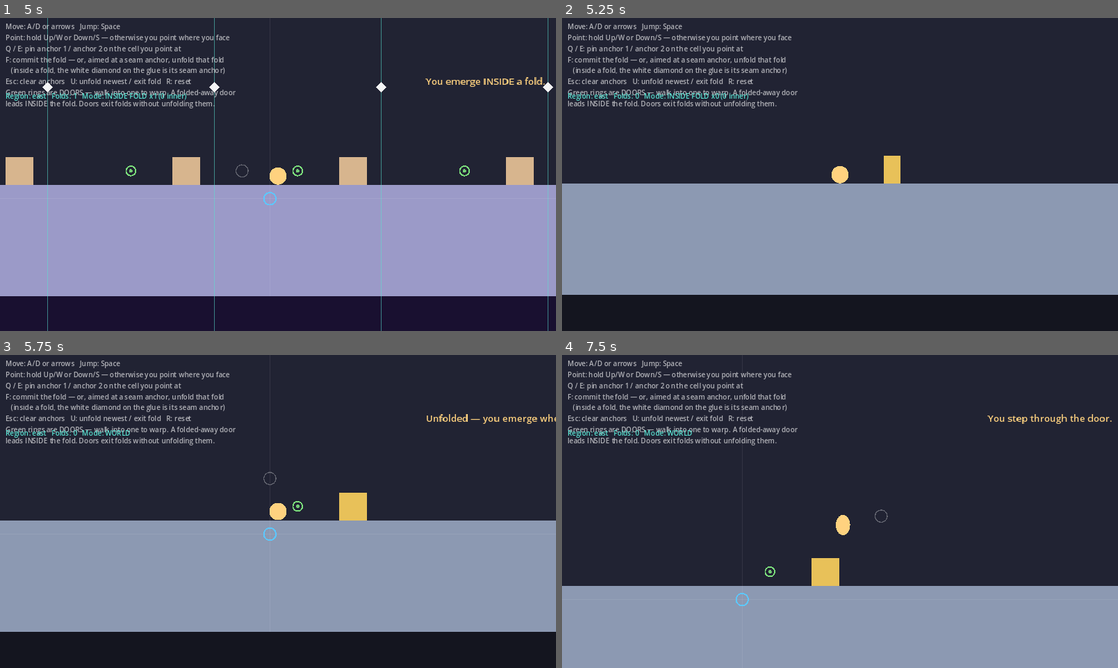
Above: before the commit, frames 1-4 (two rows, left to right).
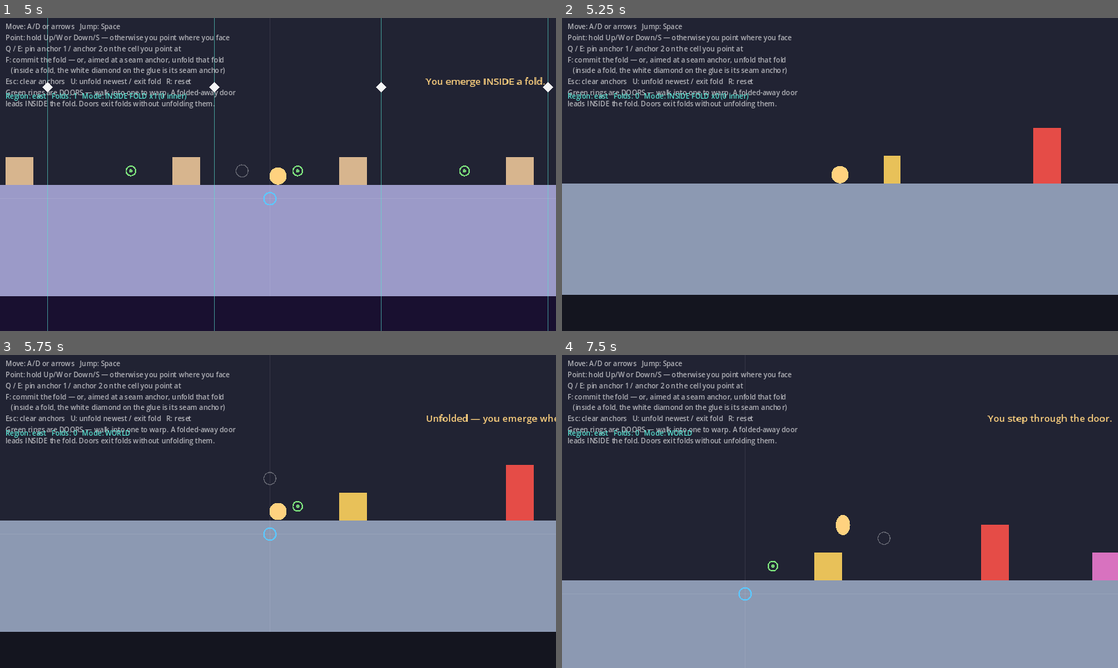
Above: after the commit, the same moments.

Repository: absent-mynd/puzzle
Game: Godot game, scene res://scenes/world/World.tscn
Two runs of this game, one before a commit and one after it. Both use one fixed random seed, a clock stepped at 60 frames per second and the inputs below.
Inputs (mouse positions are in pixels of both pictures, inside the frame that each line leads up to):
- Up to frame 1 (5 s): tap Enter at 0.5 s; move the mouse to (250, 237) at 0.52 s; hold W 0.53-1.25 s; hold Shift 0.53-1.25 s; click (250, 237) at 0.67 s; tap Space at 0.77, 1.07, 3.77, 4.07 s; drag from (444, 221) to (250, 237) at 1.27 s; move the mouse to (111, 127) at 2.02 s; hold A 2.03-2.75 s; tap Ctrl at 2.1 s; drag from (305, 174) to (111, 127) at 2.77 s; move the mouse to (194, 96) at 3.52 s; hold S 3.53-4.25 s; tap E at 3.6 s; drag from (400, 158) to (194, 96) at 4.27 s
- Up to frame 2 (5.25 s): move the mouse to (728, 190) at 5.02 s; hold W from 5.03 s (still down); tap U at 5.1 s; click (728, 190) at 5.17 s
- Up to frame 3 (5.75 s): keep holding W
- Up to frame 4 (7.5 s): release W at 5.75 s; tap Space at 5.75, 6.77, 7.07 s; drag from (895, 442) to (728, 527) at 5.77 s; move the mouse to (812, 574) at 6.52 s; hold D 6.53-7.25 s; hold Shift 6.53-7.25 s; drag from (1006, 558) to (812, 574) at 7.27 s

Frame 1 is identical in both runs. In frame 2, 0.9% of the frame differs, in the area x 84-90%, y 35-53%; in frame 3, 0.9%; in frame 4, 3.4%, in the area x 0-100%, y 49-81%.

Commit message:
Place pins and fold triggers in the overworld
The tile registry shipped wired and tested but unused by the world, so
PIN and TRIGGER_FOLD were covered by unit tests and not by play. East's
right wing is now a short teaching run for both:

  - a pinned pillar (base x21): two tiles tall, so it is jumpable, but no
    fold spanning it will commit. The thing that blocks your fold is also
    your stepping stone — route around, do not erase.
  - a pressure plate (base x25) and the three-tall wall it opens (x27).
    The wall is above jump height, so folding is the only way through and
    the world does the folding for you. Reward behind it.

Two behaviours fall out of the model rather than being special-cased, and
both are now pinned by tests: the plate's fold rides door E2 with its
flap, so the door is one cell over when you walk back; and the plate
refuses to cut the pillar.

That second one was a real gap. TriggerResolver never ran the fold-block
predicate, so a plate could excise a pin — a back door around the one tile
type that promises it cannot be folded away. The predicate is pure but
lived in WorldCore, which the kernel may not import, so it moves to
FoldReplay.blocked_by_tile and WorldCore delegates. Every path that
creates a fold now honours it.

Placed in east rather than west deliberately. Fold extent is
infinite-crease, which makes a pin a global veto on a band of folds — one
anywhere in a column forbids every horizontal fold spanning it, at any
height. West's geometry is load bearing for all four authored beats, so
putting pins there is a playtesting job, not an editing one. West is
unchanged, and the 17 pre-existing scene tests passing is what says so.

Tests: 213 -> 226 passing. New coverage: the shipped world's pins survive
its pre-placed folds, the pillar refuses a spanning fold and permits a
clear one, the plate opens the wall and spares both the pillar and the
reward, the plate does not re-fire, the triggered fold persists across
leaving the region, and a trigger whose band holds a pin does not fire.

Co-Authored-By: Claude Opus 5 <noreply@anthropic.com>
Claude-Session: https://claude.ai/code/session_01TaXs6pisgY2t189fXY6y35

Diff:
--- a/scripts/model/FoldReplay.gd
+++ b/scripts/model/FoldReplay.gd
@@ -91,6 +91,22 @@
 	return out
 
 
-## Convenience: build a Fold and append it (used by FoldEngine in later stages).
+## Convenience: build a Fold from anchors.
 static func make_fold(fold_id: int, anchor1: Vector2i, anchor2: Vector2i, cell_size: float) -> Fold:
 	return Fold.create(fold_id, anchor1, anchor2, cell_size)
+
+
+## Would this fold excise or cut a fold-proof tile (`TileTypes.blocks_fold`, e.g. a PIN)?
+## Such a fold must be refused: the space a pin holds can never be folded away.
+##
+## Kernel rather than view, because every path that creates a fold has to honor it —
+## the player's own folds AND the ones TriggerResolver fires. A pin that a pressure
+## plate could quietly delete would not be a pin.
+static func blocked_by_tile(pieces: Array, fold: Fold, cell_size: float) -> bool:
+	for piece in pieces:
+		if not TileTypes.blocks_fold(piece.type):
+			continue
+		var res := CollisionCore.fold_polygons([piece.polygon], fold, cell_size)
+		if not res["dropped"].is_empty():
+			return true
+	return false
--- a/scripts/model/TriggerResolver.gd
+++ b/scripts/model/TriggerResolver.gd
@@ -102,6 +102,12 @@
 
 	var fid: int = ctx["next_trigger_id"]
 	var f := Fold.create(fid, a, b, base.cell_size, reaction["channel"])
+
+	# A pin refuses every fold, including one a plate fires. Otherwise a trigger would
+	# be a back door around the one tile type that promises it cannot be folded away.
+	if FoldReplay.blocked_by_tile(pieces, f, base.cell_size):
+		return ctx
+
 	# Build the typed list explicitly: callers may hand us a plain Array.
 	var folds: Array[Fold] = []
 	for existing in ctx["folds"]:
--- a/scripts/tests/test_fold_world.gd
+++ b/scripts/tests/test_fold_world.gd
@@ -244,6 +244,93 @@
 	assert_true(world.pending_a != null, "...but still pinned, waiting")
 
 
+## Stand in east's normal space, on the surface near door E2.
+func _enter_east() -> void:
+	world.player.teleport(Vector2(42.5 * CS, 13.5 * CS), false)
+	world._check_doors()
+	assert_eq(world.region_id, "east", "Crossed into the east region")
+	assert_eq(world.mode, world.Mode.WORLD, "...in normal space")
+
+
+## Where an east base cell currently sits, or null if it is folded away.
+func _east_point(cell: Vector2i):
+	var tile: BaseTile = world.base.tile_at(cell)
+	return BaseFrame.world_point_from_base(
+		world.current_pieces, tile.base_id, (Vector2(cell) + Vector2(0.5, 0.5)) * CS)
+
+
+func test_pinned_pillar_refuses_a_fold_that_spans_it() -> void:
+	_enter_east()
+	var pin = _east_point(Vector2i(21, 9))
+	assert_not_null(pin, "The pinned pillar stands in normal space")
+	var cell := Vector2i((Vector2(pin) / CS).floor())
+
+	var before: int = world.folds.size()
+	world.do_fold(cell - Vector2i(2, 0), cell + Vector2i(2, 0))
+	assert_eq(world.folds.size(), before,
+		"A fold spanning the pinned pillar is refused — you route around, not through")
+
+	world.do_fold(cell + Vector2i(3, 0), cell + Vector2i(6, 0))
+	assert_eq(world.folds.size(), before + 1, "A fold clear of the pillar still commits")
+
+
+func test_pressure_plate_folds_the_wall_away() -> void:
+	_enter_east()
+	assert_not_null(_east_point(Vector2i(27, 9)), "The wall stands before the plate is pressed")
+	var plate = _east_point(Vector2i(25, 9))
+	assert_not_null(plate, "The plate is reachable in normal space")
+
+	var before: int = world.folds.size()
+	world.player.teleport(Vector2(plate), false)
+	world._check_triggers()
+	assert_eq(world.folds.size(), before + 1, "Standing on the plate fires one fold")
+	assert_null(_east_point(Vector2i(27, 9)), "...which folds the wall away")
+	assert_not_null(_east_point(Vector2i(29, 9)), "The reward behind it survives")
+	assert_not_null(_east_point(Vector2i(21, 9)), "And so does the pinned pillar")
+
+
+func test_pressure_plate_does_not_re_fire() -> void:
+	_enter_east()
+	world.player.teleport(Vector2(_east_point(Vector2i(25, 9))), false)
+	world._check_triggers()
+	var after_first: int = world.folds.size()
+
+	# Still standing on it: the latch holds.
+	world._check_triggers()
+	assert_eq(world.folds.size(), after_first, "Standing still does not re-fire the plate")
+
+	# Step off and back on: the channel is already taken, so still nothing.
+	world.player.teleport(Vector2(5.5 * CS, 9.5 * CS), false)
+	world._check_triggers()
+	world.player.teleport(Vector2(_east_point(Vector2i(25, 9))), false)
+	world._check_triggers()
+	assert_eq(world.folds.size(), after_first,
+		"Re-entering the plate spawns no duplicate for a channel that already folded")
+
+
+func test_triggered_fold_persists_across_leaving_the_region() -> void:
+	_enter_east()
+	world.player.teleport(Vector2(_east_point(Vector2i(25, 9))), false)
+	world._check_triggers()
+	var east_folds: int = world.regions["east"]["folds"].size()
+	assert_gt(east_folds, 1, "The plate's fold joined east's persistent fold list")
+
+	# Door E2 RODE the triggered fold with its flap, so it is no longer where it was —
+	# resolve its current point rather than assuming.
+	var e2 = _east_point(Vector2i(2, 9))
+	assert_not_null(e2, "E2 survived the triggered fold")
+	assert_ne(e2, Vector2(2.5 * CS, 9.5 * CS), "...and moved with the flap that carried it")
+
+	# Arriving through a door latches it; stepping off is what clears the latch (in play
+	# that is just the next _physics_process tick away from the doorway).
+	world._check_doors()
+	world.player.teleport(Vector2(e2), false)
+	world._check_doors()
+	assert_eq(world.region_id, "west", "Back in west")
+	assert_eq(world.regions["east"]["folds"].size(), east_folds,
+		"East keeps the triggered fold while you are away")
+
+
 func test_no_hud_control_swallows_mouse_input() -> void:
 	# Anchor placement relies on _unhandled_input receiving input; any Control
 	# with MOUSE_FILTER_STOP covering the screen consumes mouse events first
--- a/scripts/tests/test_trigger_cascade.gd
+++ b/scripts/tests/test_trigger_cascade.gd
@@ -131,6 +131,26 @@
 	assert_eq(triggered.channel, "A", "the new fold is the triggered one")
 
 
+func test_trigger_refuses_to_cut_a_pin():
+	# A plate must not become a back door around the one tile type that promises it
+	# cannot be folded away. The trigger still "fires" (and is spent), but no fold lands.
+	var base := BaseGrid.from_types(Vector2i(10, 10), CELL, {
+		Vector2i(5, 5): {"type": TRIGGER, "channel": "E", "anchors": [[1, 1], [4, 1]]},
+		Vector2i(2, 7): TileTypes.PIN,   # inside the band the trigger would excise
+	})
+	var out := TriggerResolver.resolve(base, _ctx(base, Vector2i(5, 5)))
+	assert_eq((out["folds"] as Array).size(), 0, "the pin refuses the triggered fold")
+
+
+func test_trigger_still_fires_when_the_pin_is_clear_of_the_band():
+	var base := BaseGrid.from_types(Vector2i(10, 10), CELL, {
+		Vector2i(5, 5): {"type": TRIGGER, "channel": "E", "anchors": [[1, 1], [4, 1]]},
+		Vector2i(8, 7): TileTypes.PIN,   # well outside the band
+	})
+	var out := TriggerResolver.resolve(base, _ctx(base, Vector2i(5, 5)))
+	assert_eq((out["folds"] as Array).size(), 1, "a pin elsewhere does not veto the fold")
+
+
 func test_run_to_fixpoint_respects_the_cap():
 	# A step function that never reports done must still terminate, silently.
 	var calls := [0]
--- a/scripts/tests/test_world_data.gd
+++ b/scripts/tests/test_world_data.gd
@@ -119,6 +119,153 @@
 		assert_eq(wd.doors[d["pair"]]["pair"], id, "door %s's pairing is mutual" % id)
 
 
+# ---------------------------------------------------------------------------
+# The shipped world's pin / trigger wing (east, base x >= 20)
+# ---------------------------------------------------------------------------
+
+## East with its pre-placed folds applied, as the world boots it.
+func _east() -> Dictionary:
+	var wd := WorldData.load_from(WORLD_PATH)
+	var base := wd.build_base("east")
+	var pieces: Array = FoldReplay.identity_pieces(base)
+	var folds: Array[Fold] = []
+	var next_id := 0
+	for pair in wd.fold_pairs("east"):
+		var f := Fold.create(next_id, pair[0], pair[1], wd.cell_size)
+		folds.append(f)
+		pieces = FoldReplay.apply_one_fold(pieces, f, wd.cell_size)
+		next_id += 1
+	return {"wd": wd, "base": base, "pieces": pieces, "folds": folds}
+
+
+## Where a base cell's centre currently sits, or null if it is folded away.
+func _plane_centre(e: Dictionary, cell: Vector2i):
+	var tile: BaseTile = e["base"].tile_at(cell)
+	if tile == null:
+		return null
+	var cs: float = e["wd"].cell_size
+	return BaseFrame.world_point_from_base(
+		e["pieces"], tile.base_id, (Vector2(cell) + Vector2(0.5, 0.5)) * cs)
+
+
+func test_shipped_world_places_pins_and_a_trigger():
+	var base := WorldData.load_from(WORLD_PATH).build_base("east")
+	var pins := 0
+	var triggers := 0
+	for t in base.tiles:
+		if t.type == TileTypes.PIN:
+			pins += 1
+		elif t.type == TileTypes.TRIGGER_FOLD:
+			triggers += 1
+	assert_gt(pins, 0, "the shipped world places at least one pin")
+	assert_gt(triggers, 0, "the shipped world places at least one fold trigger")
+
+
+func test_shipped_trigger_is_fully_specified():
+	var base := WorldData.load_from(WORLD_PATH).build_base("east")
+	for t in base.tiles:
+		if t.type != TileTypes.TRIGGER_FOLD:
+			continue
+		assert_ne(str(t.data.get("channel", "")), "",
+			"trigger at %s names a channel" % t.grid_position)
+		var anchors: Array = t.data.get("anchors", [])
+		assert_eq(anchors.size(), 2, "trigger at %s names two anchors" % t.grid_position)
+		for a in anchors:
+			var cell := Vector2i(int(a[0]), int(a[1]))
+			assert_not_null(base.tile_at(cell),
+				"trigger anchor %s is a real tile" % cell)
+
+
+func test_shipped_pins_survive_the_preplaced_fold():
+	# A pin inside a pre-folded band would be excised, contradicting what a pin is.
+	var e := _east()
+	for t in (e["base"] as BaseGrid).tiles:
+		if t.type != TileTypes.PIN:
+			continue
+		assert_not_null(_plane_centre(e, t.grid_position),
+			"pin at %s is not folded away by the shipped pre-fold" % t.grid_position)
+
+
+func test_shipped_pin_refuses_a_fold_spanning_it():
+	var e := _east()
+	var base: BaseGrid = e["base"]
+	var cs: float = e["wd"].cell_size
+	var pin_cell := Vector2i(21, 9)
+	assert_eq(base.tile_at(pin_cell).type, TileTypes.PIN, "the pillar is where we expect")
+
+	var here = _plane_centre(e, pin_cell)
+	assert_not_null(here, "the pin is present in normal space")
+	var plane := Vector2i((Vector2(here) / cs).floor())
+
+	var across := Fold.create(0, plane - Vector2i(2, 0), plane + Vector2i(2, 0), cs)
+	assert_true(FoldReplay.blocked_by_tile(e["pieces"], across, cs),
+		"a fold spanning the pinned pillar is refused")
+
+	var clear := Fold.create(1, plane + Vector2i(3, 0), plane + Vector2i(6, 0), cs)
+	assert_false(FoldReplay.blocked_by_tile(e["pieces"], clear, cs),
+		"a fold clear of the pillar still commits")
+
+
+func test_shipped_trigger_opens_the_wall():
+	var e := _east()
+	var cs: float = e["wd"].cell_size
+	var base: BaseGrid = e["base"]
+	var wall_cell := Vector2i(27, 9)
+	assert_eq(base.tile_at(wall_cell).type, TileTypes.WALL, "the wall is where we expect")
+	assert_not_null(_plane_centre(e, wall_cell), "and it is standing before the plate fires")
+
+	var plate = _plane_centre(e, Vector2i(25, 9))
+	assert_not_null(plate, "the plate is reachable in normal space")
+
+	var out := TriggerResolver.resolve(base, {
+		"folds": e["folds"],
+		"pieces": e["pieces"],
+		"player_pos": plate,
+		"next_trigger_id": TriggerResolver.TRIGGER_FOLD_ID_BASE,
+	})
+	assert_eq((out["folds"] as Array).size(), (e["folds"] as Array).size() + 1,
+		"standing on the plate fires exactly one fold")
+
+	var wall_bid: int = base.tile_by_id(base.tile_at(wall_cell).base_id).base_id
+	var still_there := false
+	for p in out["pieces"]:
+		if p.base_id == wall_bid:
+			still_there = true
+			break
+	assert_false(still_there, "the triggered fold excised the wall")
+
+
+func test_shipped_trigger_leaves_the_pin_and_the_reward_alone():
+	var e := _east()
+	var base: BaseGrid = e["base"]
+	var out := TriggerResolver.resolve(base, {
+		"folds": e["folds"],
+		"pieces": e["pieces"],
+		"player_pos": _plane_centre(e, Vector2i(25, 9)),
+		"next_trigger_id": TriggerResolver.TRIGGER_FOLD_ID_BASE,
+	})
+	var survivors := {}
+	for p in out["pieces"]:
+		survivors[p.base_id] = true
+	assert_true(survivors.has(base.tile_at(Vector2i(21, 9)).base_id),
+		"the pinned pillar survives the triggered fold")
+	assert_true(survivors.has(base.tile_at(Vector2i(29, 9)).base_id),
+		"and so does the reward behind the wall")
+
+
+func test_shipped_trigger_carries_the_player():
+	# A trigger that would swallow the player is refused; this one must ride them.
+	var e := _east()
+	var plate = _plane_centre(e, Vector2i(25, 9))
+	var out := TriggerResolver.resolve(e["base"], {
+		"folds": e["folds"],
+		"pieces": e["pieces"],
+		"player_pos": plate,
+		"next_trigger_id": TriggerResolver.TRIGGER_FOLD_ID_BASE,
+	})
+	assert_ne(out["player_pos"], plate, "the plate's fold rides the player with its flap")
+
+
 func test_shipped_preplaced_folds_are_applicable():
 	var wd := WorldData.load_from(WORLD_PATH)
 	var applied := 0
--- a/scripts/world/WorldCore.gd
+++ b/scripts/world/WorldCore.gd
@@ -263,13 +263,8 @@
 	return not TileTypes.blocks_anchor(TileTypes.dominant_type(types))
 
 
-## Would a fold excise or cut a fold-proof tile (a PIN)? Such a fold must be refused:
-## the space a pin holds can never be folded away, so you must route around it.
+## Would a fold excise or cut a fold-proof tile (a PIN)? Delegates to the kernel: the
+## rule has to hold for every fold, not just the ones the player commits, so it lives
+## next to the derivation (see `FoldReplay.blocked_by_tile`).
 static func fold_blocked_by_tile(pieces: Array, fold: Fold, cell_size: float) -> bool:
-	for piece in pieces:
-		if not TileTypes.blocks_fold(piece.type):
-			continue
-		var res := CollisionCore.fold_polygons([piece.polygon], fold, cell_size)
-		if not res["dropped"].is_empty():
-			return true
-	return false
+	return FoldReplay.blocked_by_tile(pieces, fold, cell_size)
--- a/worlds/overworld.json
+++ b/worlds/overworld.json
@@ -41,9 +41,9 @@
 				"..............................",
 				"..............................",
 				"..............................",
-				"..............................",
-				"..............................",
-				"...............G..............",
+				"...........................#..",
+				".....................P.....#..",
+				"...............G.....P...T.#.G",
 				"##############################",
 				"##############################",
 				"##############################",
@@ -53,7 +53,21 @@
 				"x": 5.5,
 				"y": 8.5
 			},
-			"tile_data": {},
+			"tile_data": {
+				"25,9": {
+					"channel": "vault",
+					"anchors": [
+						[
+							26,
+							9
+						],
+						[
+							28,
+							9
+						]
+					]
+				}
+			},
 			"folds": [
 				{
 					"anchor1": {
@@ -103,6 +117,6 @@
 		}
 	},
 	"metadata": {
-		"note": "Authored demo world carried over from the fold prototype; region shapes are unchanged."
+		"note": "West carries the four authored fold beats and is unchanged. East's right wing (base x>=20) teaches pins and fold triggers."
 	}
 }
Not shown, changed: STATUS.md
Not shown, changed: scripts/world/README.md
